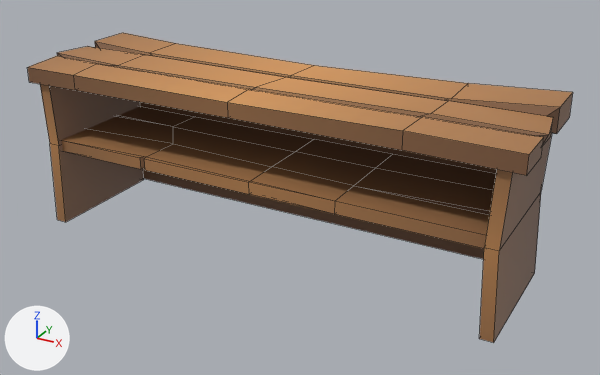
One commit to the FBX model Assets/Models/table.fbx: the scene before it, then after it.
Both versions are drawn from a 50 mm lens placed at (1.19, -2.041, 1.213), pointed at (0.066, 0.002, 0.192). Arrows for +X, +Y and +Z are at lower left; the lights stay in place. Mesh edges are drawn as thin lines. Where no turn or scale is listed for an object, it has been applied to the vertices.

The first picture shows 'tablepart1', 'tablepart2', 'tablepart3', 'tablepart4', 'tablepart5'.
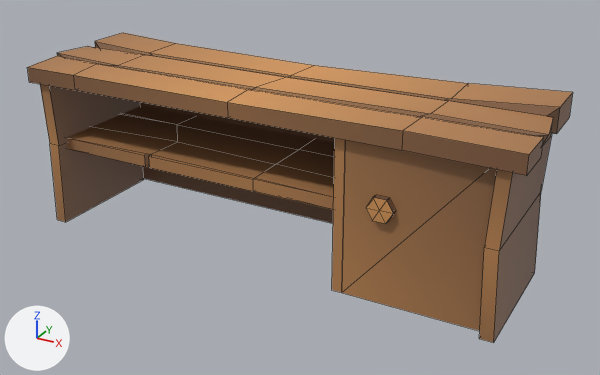
Scene script edits in JSON lines:
```json
{"op": "add", "block": "me_mesh_005", "code": ["me_mesh_005 = bpy.data.meshes.new('Mesh.005')", "me_mesh_005.from_pydata(...)  # a box spanning x -0.016..0.016, y -0.202..0.202, z -0.248..0.248", "me_mesh_005.materials.append(mat_props_mat)  # picture img_props_colors_psd"]}
{"op": "add", "block": "me_mesh_006", "code": ["me_mesh_006 = bpy.data.meshes.new('Mesh.006')", "me_mesh_006.from_pydata(...)  # a 6-sided cylinder along y spanning x -0.137..-0.059, y -0.025..-0.005, z 0.008..0.075; a box spanning x -0.209..0.209, y -0.007..0.025, z -0.248..0.248", "me_mesh_006.materials.append(mat_props_mat)  # picture img_props_colors_psd"]}
{"op": "set", "path": "ob_tablepart1.location", "old": "(0.003, -0.008, -0.047)", "new": "(0.003, 0.015, -0.047)"}
{"op": "add", "block": "ob_tablepart6", "code": ["ob_tablepart6 = bpy.data.objects.new('tablepart6', me_mesh_005)", "ob_tablepart6.location = (0.297, 0.003, 0.244)"]}
{"op": "add", "block": "ob_tablepart7", "code": ["ob_tablepart7 = bpy.data.objects.new('tablepart7', me_mesh_006)", "ob_tablepart7.location = (0.521, -0.193, 0.244)"]}
```

Changed parts and their boxes (x1, y1, x2, y2) in the pictures (600 x 375 px):
```json
{"object": "tablepart1", "change": "moved", "before": [61, 106, 496, 249], "after": [66, 106, 335, 210]}
{"object": "tablepart7", "change": "added", "after": [342, 140, 497, 331], "on screen": "brown"}
{"object": "tablepart6", "change": "added", "after": [332, 138, 346, 293], "on screen": "brown"}
```
